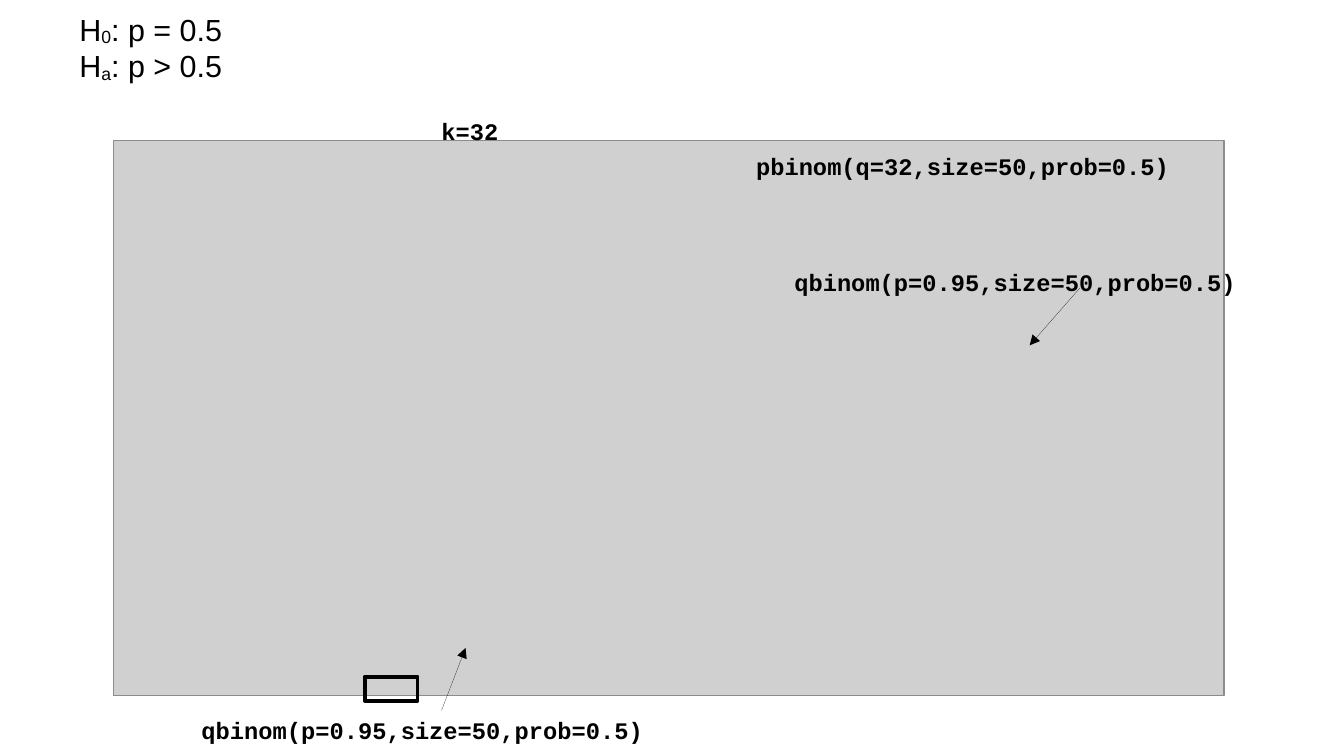
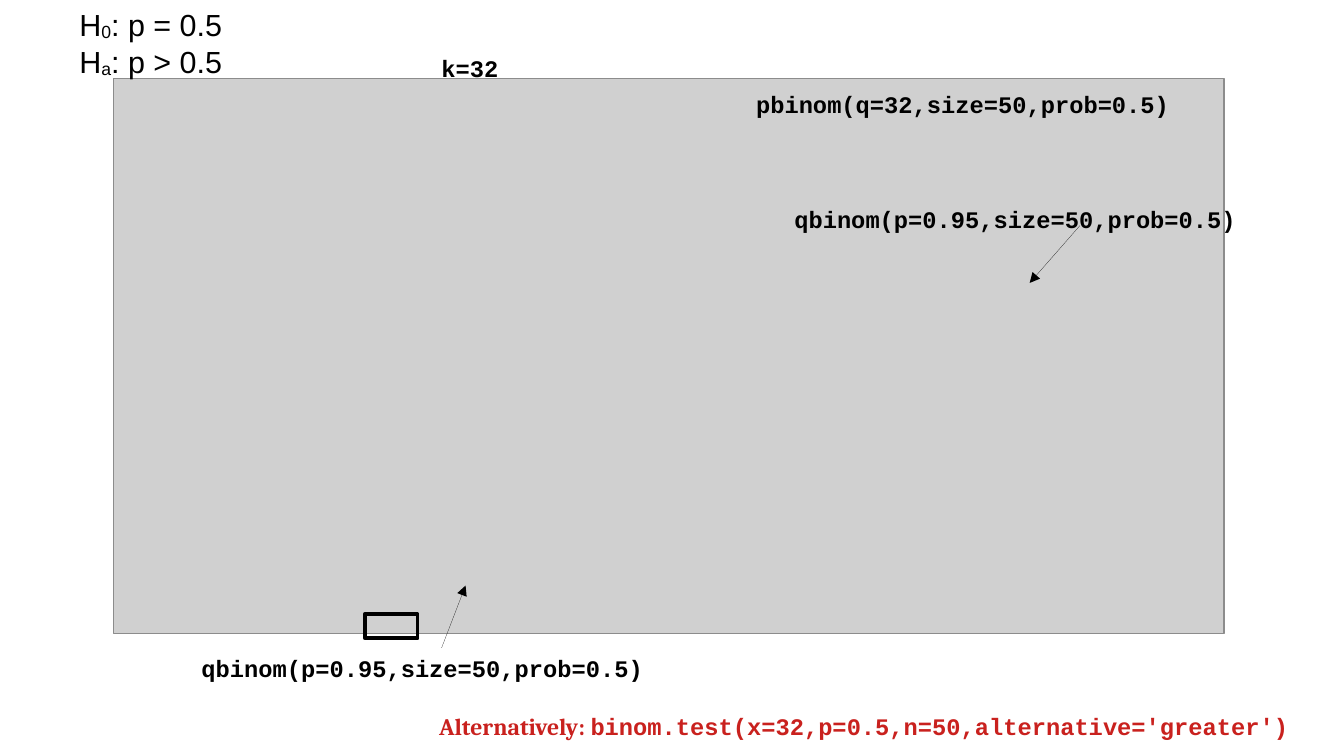
Before and after one commit to pvermees/geostats, a slide deck: slide 36 of slides/quizzes.odp. Drawn at 1344x756 pixels with LibreOffice and Linux fonts; fonts in the diff are those of the drawing; grey boxes stand for pictures. Boxes give left, top, right and bottom in pixels: in the first picture for what was removed or moved away, otherwise in the second. Text is boxed around its words. In the diff, an @@ line names an element or a change of style, - is before the commit and + after.

```diff
--- a/slides/quizzes.odp
+++ b/slides/quizzes.odp
@@ text "H0: p = 0.5": place and size @@
-text "H0: p = 0.5" at bbox=[128, 19, 222, 83]
+text "H0: p = 0.5" at bbox=[128, 14, 222, 78]
@@ 2 texts, 1 arrow: place and size @@
-2 texts, 1 arrow at bbox=[201, 122, 642, 744]
+2 texts, 1 arrow at bbox=[201, 60, 642, 682]
@@ 2 texts, 1 picture, 1 arrow, 1 rectangle: place and size @@
-2 texts, 1 picture, 1 arrow, 1 rectangle at bbox=[113, 140, 1235, 701]
+2 texts, 1 picture, 1 arrow, 1 rectangle at bbox=[113, 78, 1235, 639]
@@ text added at bbox=[439, 718, 1289, 740], 14 pt, text #C9211E, bold @@
+Alternatively: binom.test(x=32,p=0.5,n=50,alternative='greater')
```
Also in this commit, not shown: 2 other slides changed.
